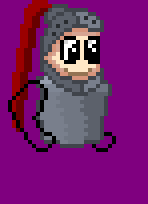
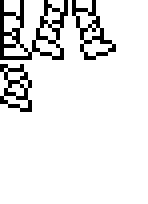
The second 148px x 204px image is a revision of the first. Changes to its layers:
added layer "New Layer#1" above "New Layer" over <box>0,0,116,112</box>
hid "New Layer", painted on it over <box>8,80,116,204</box>
hid "Pasted Layer", painted on it over <box>0,0,148,204</box>
